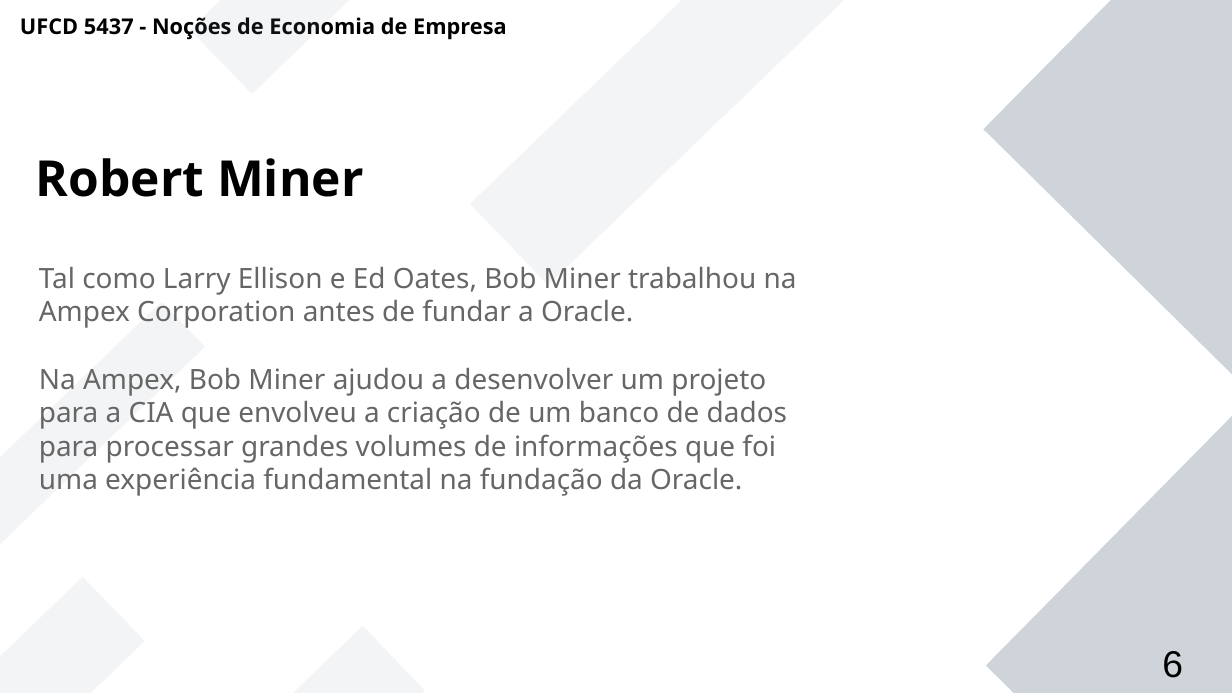
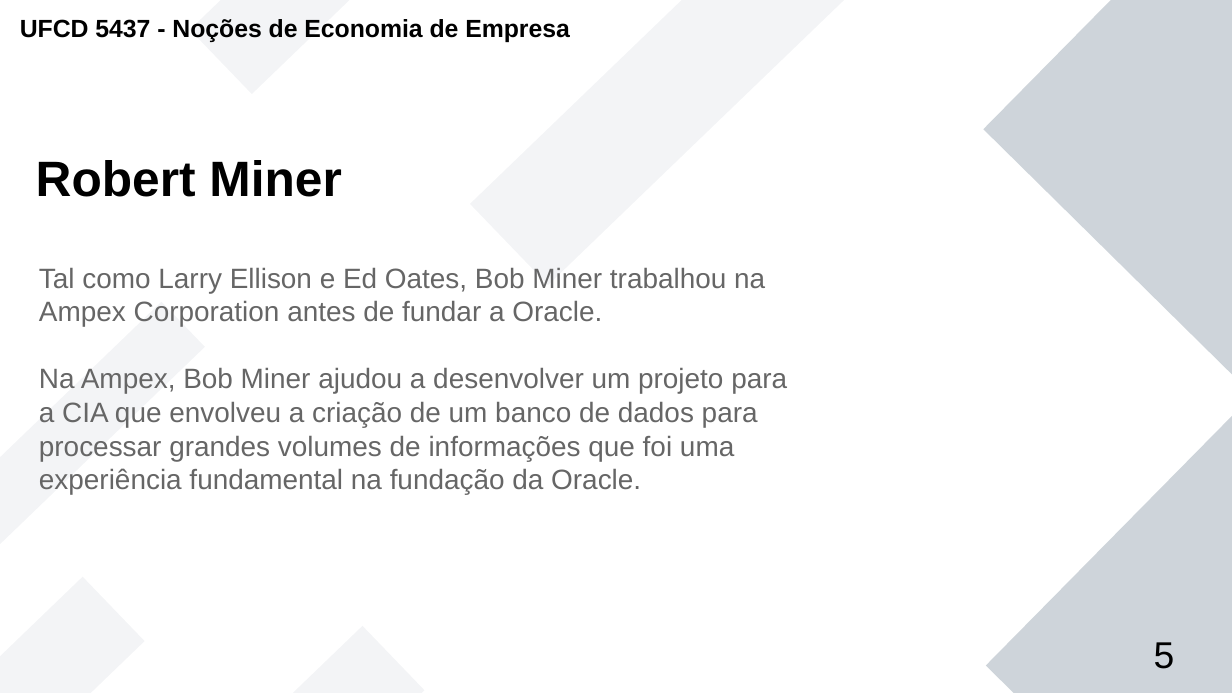
Before and after one commit to JPSCorreia/5437-Nocoes-de-Economia-de-Empresa, a slide deck: slide 5 of Trabalho de Grupo/Trabalho de Grupo - Oracle.pptx (slide 6 before the commit). Drawn at 1232x693 pixels with LibreOffice and Linux fonts; fonts in the diff are those of the drawing; background and template pictures are left out. Boxes give left, top, right and bottom in pixels: in the first picture for what was removed or moved away, otherwise in the second. Text is boxed around its words. In the diff, an @@ line names an element or a change of style, - is before the commit and + after.

```diff
--- a/Trabalho de Grupo/Trabalho de Grupo - Oracle.pptx
+++ b/Trabalho de Grupo/Trabalho de Grupo - Oracle.pptx
@@ text "UFCD 5437 - Noções de ..." at (20, 19, 570, 42): size 14 to 16 pt, font Noto Sans to Arial @@
@@ text "Robert Miner" at (36, 160, 341, 197): font Noto Sans to Arial @@
@@ text "Tal como Larry Ellison e ..." at (39, 267, 787, 494): font Noto Sans to Arial @@
@@ page number added at (1154, 642, 1175, 669), 24 pt, text #000000 @@
+5
@@ page number removed at (1162, 651, 1183, 678) @@
-6
```
Also in this commit, not shown: 7 other slides changed, 4 slides added, 5 slides removed, 2 other files.
